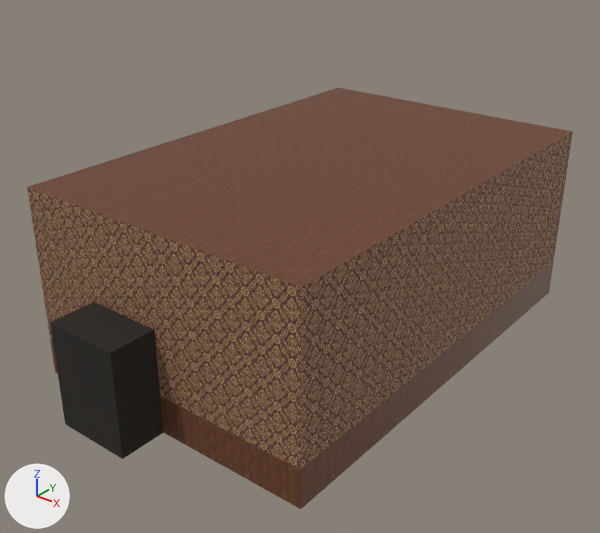
Before and after pictures for a commit that changed the Blender file assets-source/rooms/gear-shaft/blend/gear-shaft_low.blend.
Camera for both pictures: a 50 mm lens placed at (12.05, -16.1, 11.66), pointed at (-0.18, -0.8, 2.17). The axes (+X, +Y, +Z) are drawn at lower left. The lights are the same throughout. The picture after the commit comes second.

Names of what the first picture shows: 'gear-shaft', 'gear-shaft_bake_backing'.
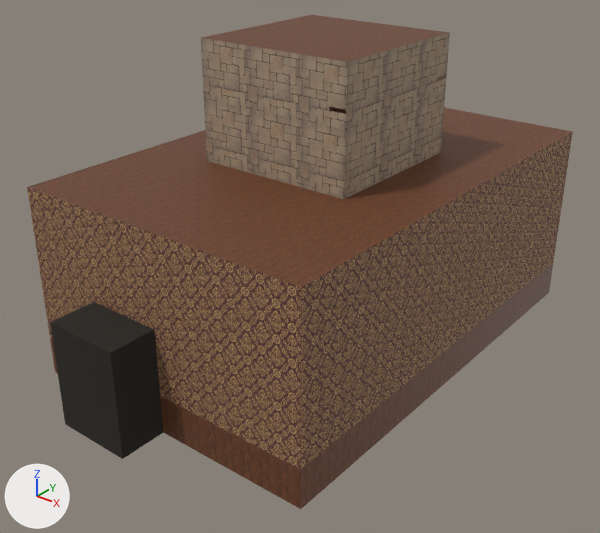
Boxes (x1, y1, x2, y2) around the edits, measured in the pictures (600 x 533 px):
```json
{"object": "gear-shaft", "change": "reshaped", "before": [27, 88, 573, 509], "after": [27, 15, 573, 509], "on screen": "17% taller"}
{"part": 1, "of": "me_gear_shaft", "change": "built on", "after": [28, 15, 573, 287], "on screen": "brown"}
```

Edits to the scene script, one JSON object a line:
```json
{"op": "add", "block": "mat_gear_shaft_coals", "code": ["mat_gear_shaft_coals = principled_material('gear-shaft_coals')", "mat_gear_shaft_coals.base_color = (0.138, 0.025, 0.00375)  # brown #682c0c", "mat_gear_shaft_coals.roughness = 0.9", "mat_gear_shaft_coals.emission_color = (0.138, 0.025, 0.00375)  # brown #682c0c", "mat_gear_shaft_coals.emission_strength = 12.0"]}
{"op": "add", "block": "mat_gear_shaft_gilt", "code": ["mat_gear_shaft_gilt = principled_material('gear-shaft_gilt')", "mat_gear_shaft_gilt.base_color = (0.52, 0.31, 0.1)  # orange #bf9759", "mat_gear_shaft_gilt.roughness = 0.42"]}
{"block": "me_gear_shaft", "where": "# used by ob_gear_shaft; location = (0.0, 0.0, 0.0)"}
{"op": "remove", "block": "me_gear_shaft", "code": "me_gear_shaft.from_pydata(...)  # 1768 vertices, 2042 faces; spans x -4.0..4.0, y -6.0..6.0, z 0.0..5.0"}
{"op": "add", "block": "me_gear_shaft", "code": "me_gear_shaft.from_pydata(...)  # 4900 vertices, 6894 faces; spans x -4.0..4.0, y -6.0..6.0, z 0.0..8.0"}
{"block": "me_gear_shaft", "change": "me_gear_shaft part 1: 20 vertices removed from x -0.3..0.3, y -0.3..0.3, z 5.0; 2688 vertices added at x -4.0..4.0, y -2.22..2.22, z 4.86..8.0"}
{"block": "me_gear_shaft", "change": "other edits to the shape of me_gear_shaft do not show in these pictures"}
{"op": "add", "block": "me_gear_shaft", "code": "me_gear_shaft.materials.append(mat_gear_shaft_coals)  # brown #682c0c, glowing brown #682c0c"}
{"op": "add", "block": "me_gear_shaft", "code": "me_gear_shaft.materials.append(mat_gear_shaft_gilt)  # orange #bf9759"}
```
